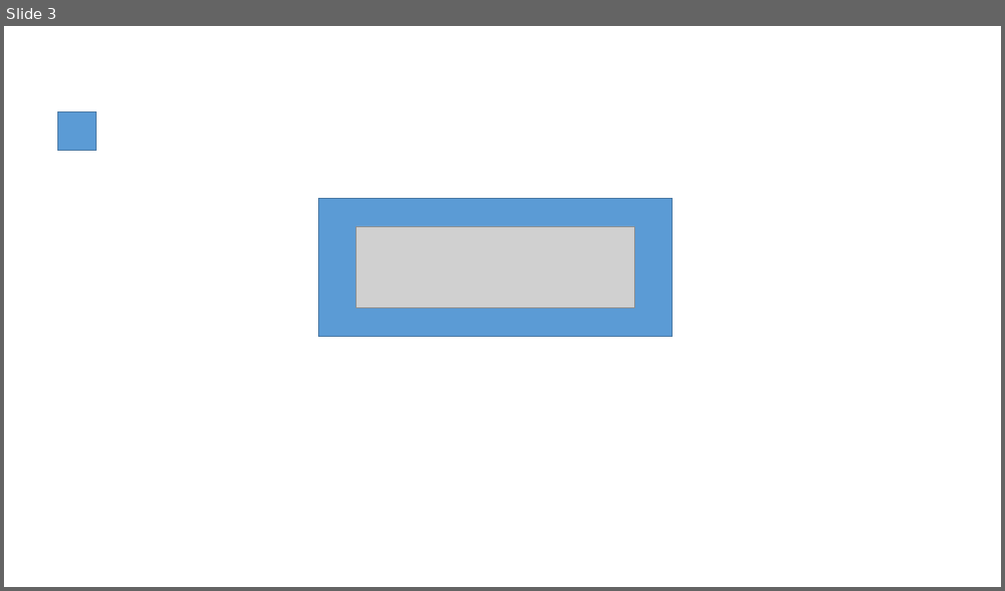
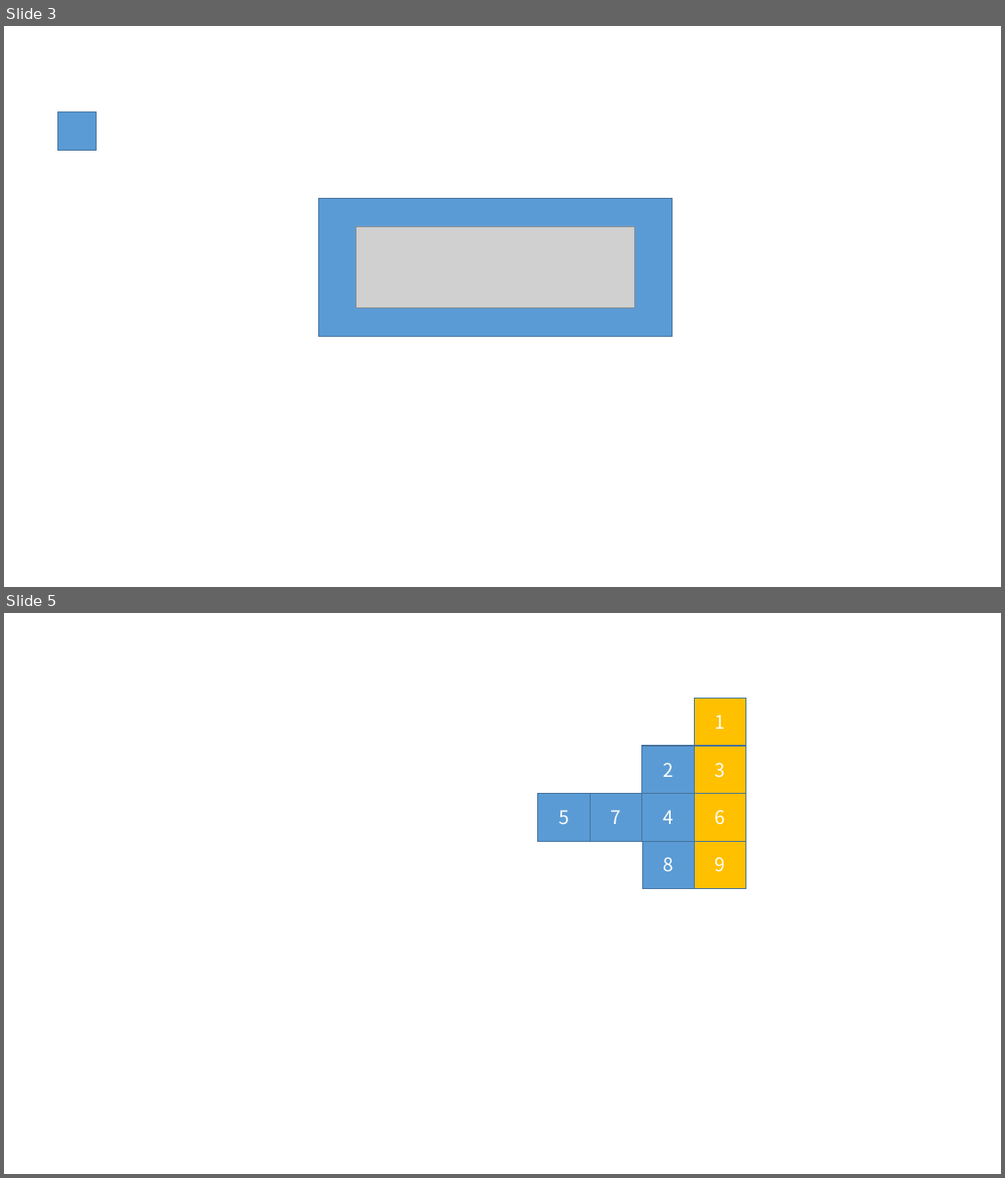
Before and after one commit to YoungYo/myblog, a slide deck: leetcode-he-ji/LeetCode文章封面.pptx. Shown one above the other, each under a label of ours: slide 3 before the commit, slides 3 and 5 after it; the slides between them are not shown. The pictures are 1005x591 and 1005x1178 pixels, drawn with LibreOffice and Linux fonts; fonts in the diff are those of the drawing; grey boxes stand for pictures. Boxes give left, top, right and bottom in pixels: in the first picture for what was removed or moved away, otherwise in the second. Text is boxed around its words. In the diff, an @@ line names an element or a change of style, - is before the commit and + after.

```diff
--- a/leetcode-he-ji/LeetCode文章封面.pptx
+++ b/leetcode-he-ji/LeetCode文章封面.pptx
@@ slide 5 added at (4,613,1001,1174), background #FFFFFF @@
@@ group added at (538,698,746,889): 9 rectangles @@
+1
+8
+3
+9
+4
+2
+6
+5
+7
```
Also in this commit, not shown: 1 other slide added, 3 other files.
